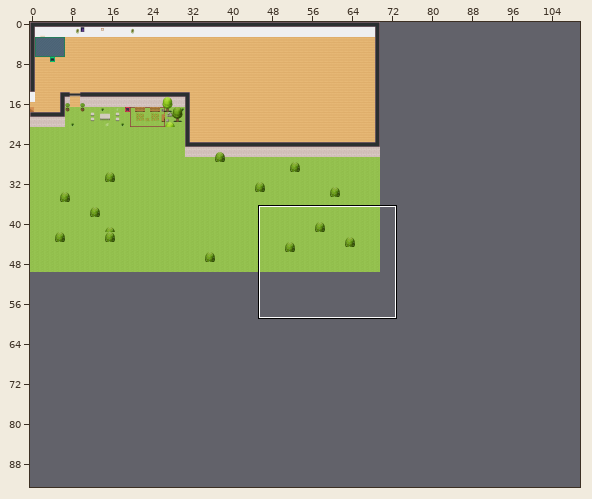
Two versions of a level (Tiled map (JSON), maps/map.tmj). Above, an overview of the earlier version with the close-up marked.
Close-up. Old version:
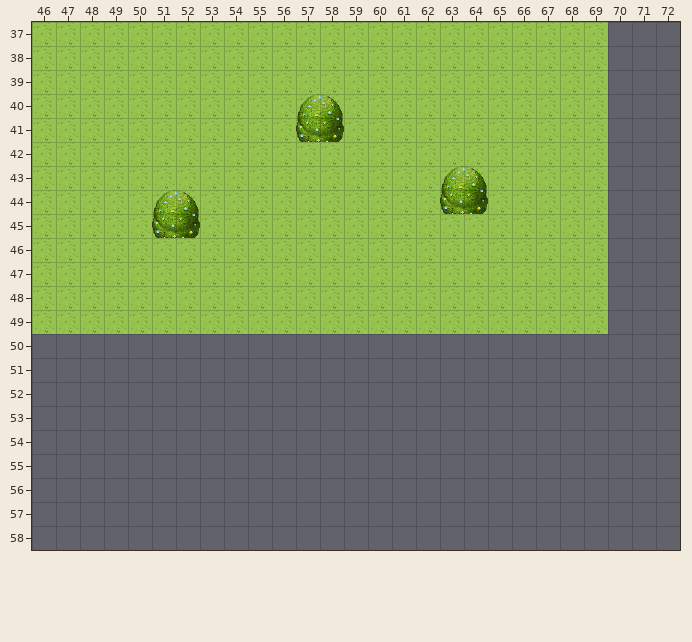
Cells are 32x32 px. Shown: x 46..72, y 37..58. The commit also changed other parts of the map, which this record leaves out. The old version is drawn lined up with the new one.
The result:
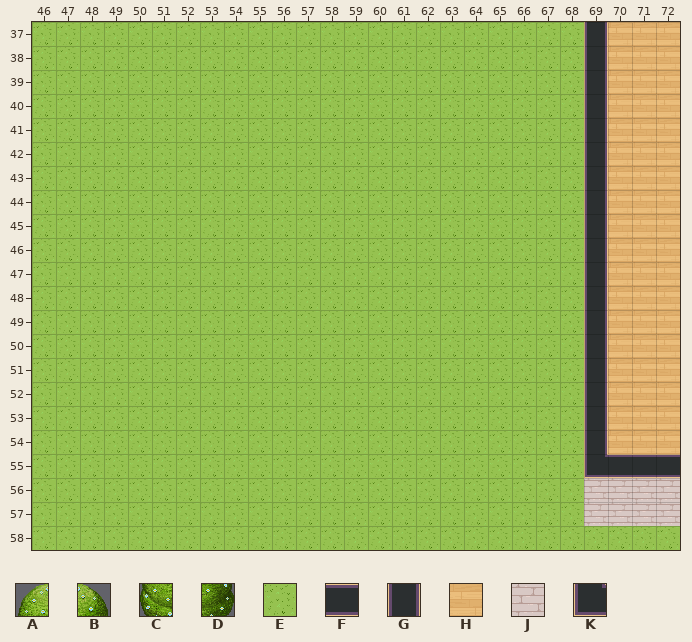
Key: from "WA_Exterior": A 12, B 13, C 37, D 38, E 628; from "WA_Room_Builder": F 95, G 102, H 171, J 310, K 368.
_ is an empty cell.
Changes in this commit:
map size 70x50 -> 120x93 cells
Layer "floor/floor1":
Tile E gives way to one hidden under a higher layer in rows 37 to 49 at x 69.
Tile E now appears in rows 50 to 57 at x 46 to 68; in row 58 at x 46 to 72.
Tile H now appears in rows 37 to 54 at x 70 to 72.
Layer "walls/walls1":
Tile F now appears in row 55 at x 70 to 72.
Tile G now appears in rows 37 to 54 at x 69.
Tile J now appears in rows 56 to 57 at x 69 to 72.
Tile K now appears in row 55 at x 69.
Layer "above/above2":
The edit erases tile A in row 40 at x 57; in row 43 at x 63; in row 44 at x 51.
The edit erases tile B in row 40 at x 58; in row 43 at x 64; in row 44 at x 52.
The edit erases tile C in row 41 at x 57; in row 44 at x 63; in row 45 at x 51.
The edit erases tile D in row 41 at x 58; in row 44 at x 64; in row 45 at x 52.
